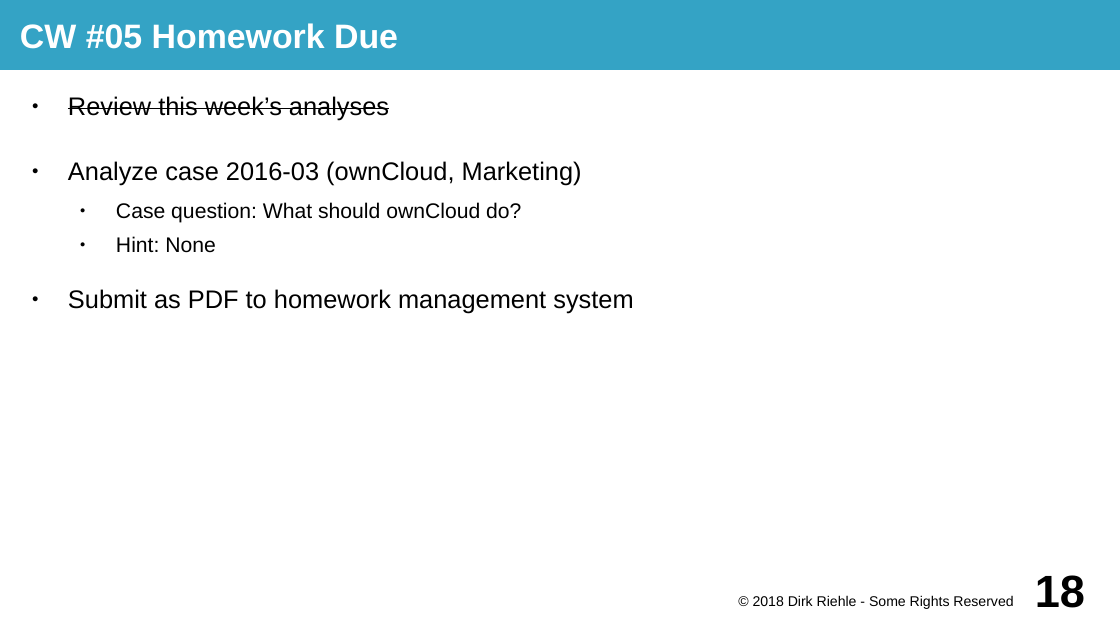
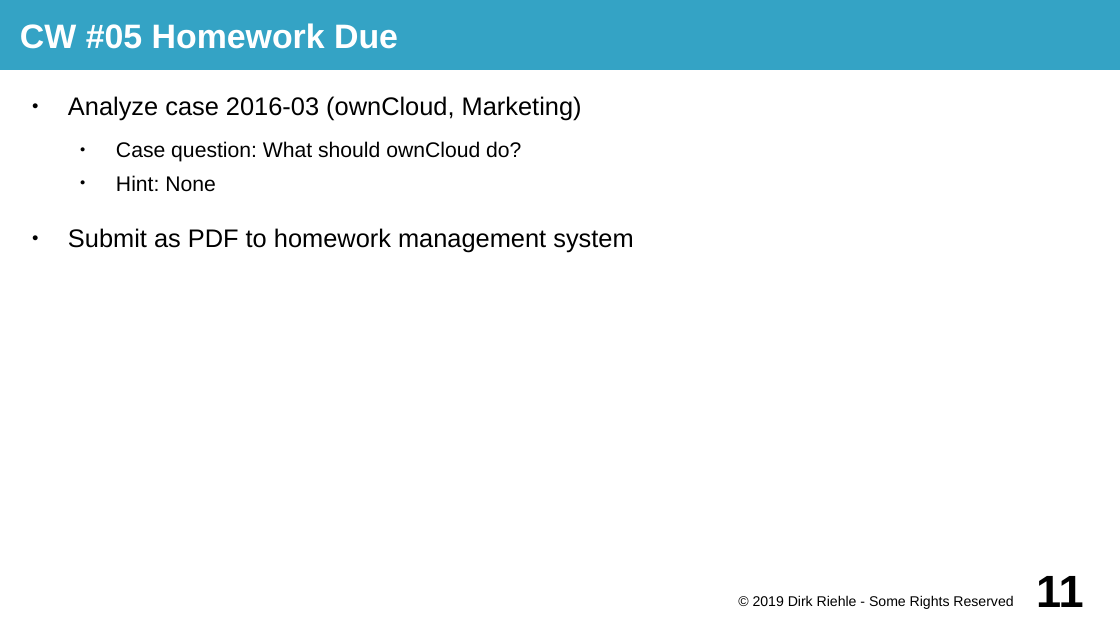
Before and after one commit to dirkriehle/prod-course, a slide deck: slide 11 of Lecture slides/PROD A02 - Course Homework.odp (slide 18 before the commit). Drawn at 1120x630 pixels with LibreOffice and Linux fonts; fonts in the diff are those of the drawing. Boxes give left, top, right and bottom in pixels: in the first picture for what was removed or moved away, otherwise in the second. Text is boxed around its words. In the diff, an @@ line names an element or a change of style, - is before the commit and + after.

```diff
--- a/Lecture slides/PROD A02 - Course Homework.odp
+++ b/Lecture slides/PROD A02 - Course Homework.odp
@@ text at (68, 96, 389, 120): paragraph removed @@
-● Review this week’s analyses
@@ text at (68, 96, 582, 120): more space between paragraphs @@
@@ text at (753, 595, 1013, 609): text changed @@
-© 2018 Dirk Riehle - Some Rights Reserved
+© 2019 Dirk Riehle - Some Rights Reserved
@@ page number at (1036, 576, 1084, 607): text changed @@
-18
+11
```
Also in this commit, not shown: 20 other slides changed, 7 slides removed, 8 other files.
